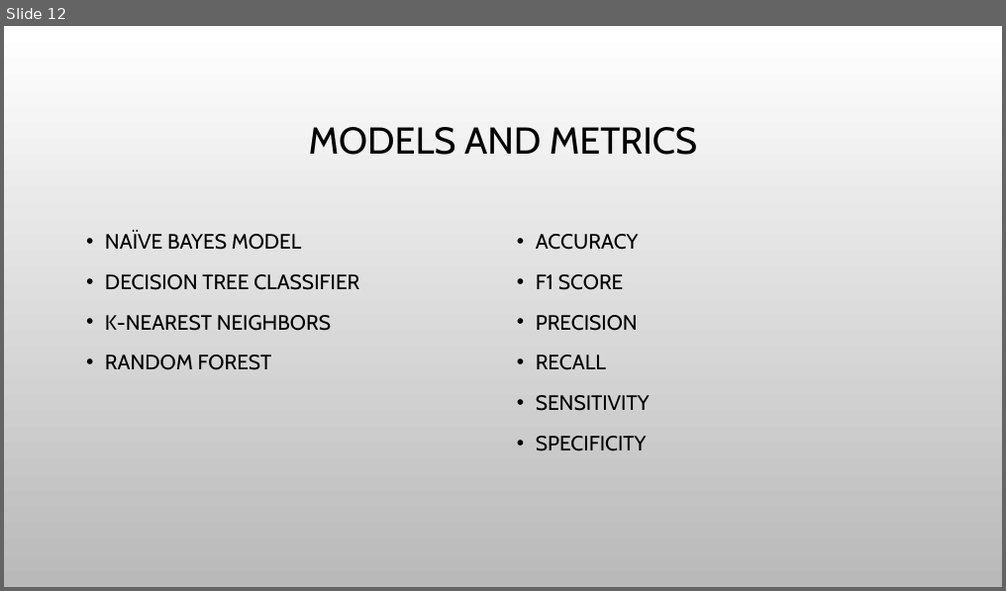
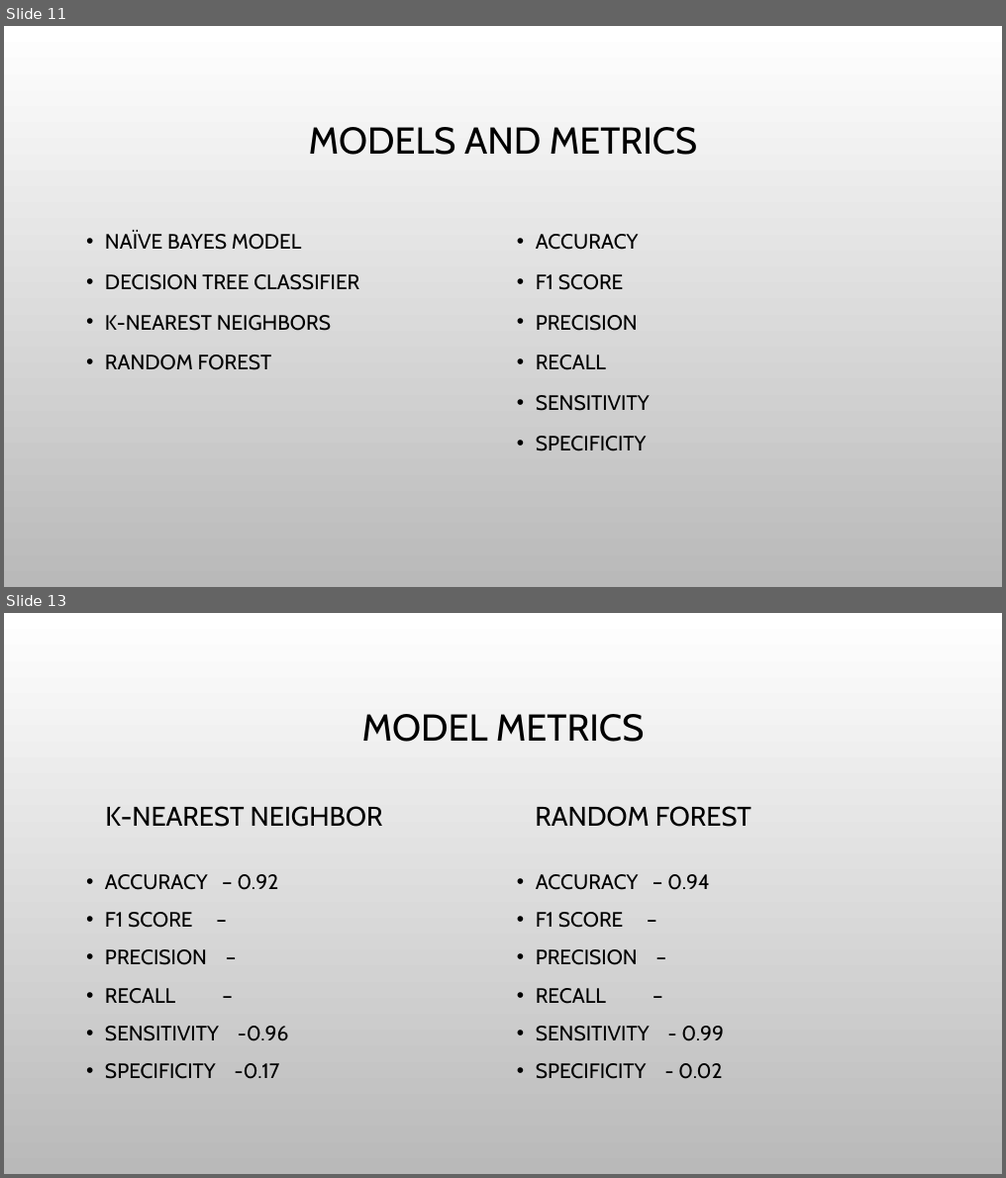
Before and after one commit to hjyoon16/Fake_Job_Post_Classification, a slide deck: 502projectPresentation.pptx. Shown one above the other, each under a label of ours: slide 12 before the commit, slides 11 and 13 after it; the slides between them are not shown. The pictures are 1006x591 and 1006x1178 pixels, drawn with LibreOffice and Linux fonts; fonts in the diff are those of the drawing; background and template pictures are left out. Boxes give left, top, right and bottom in pixels: in the first picture for what was removed or moved away, otherwise in the second. Text is boxed around its words. In the diff, an @@ line names an element or a change of style, - is before the commit and + after.

```diff
--- a/502projectPresentation.pptx
+++ b/502projectPresentation.pptx
@@ slide 13 added at (x1=4, y1=613, x2=1002, y2=1174), background picture (left out) @@
@@ title added at (x1=362, y1=714, x2=644, y2=742), 36 pt, text #000000 @@
+MODEL METRICS
@@ text added at (x1=105, y1=806, x2=383, y2=827), 26 pt, text #000000 @@
+K-NEAREST NEIGHBOR
@@ text added at (x1=535, y1=806, x2=751, y2=827), 26 pt, text #000000 @@
+RANDOM FOREST
@@ text added at (x1=105, y1=874, x2=289, y2=1079), 20 pt, text #000000 @@
+• ACCURACY – 0.92
+• F1 SCORE –
+• PRECISION –
+• RECALL –
+• SENSITIVITY -0.96
+• SPECIFICITY -0.17
@@ text added at (x1=536, y1=874, x2=724, y2=1079), 20 pt, text #000000 @@
+• ACCURACY – 0.94
+• F1 SCORE –
+• PRECISION –
+• RECALL –
+• SENSITIVITY - 0.99
+• SPECIFICITY - 0.02
@@ what was slide 12 is now slide 11 @@
```
Also in this commit, not shown: 7 slides changed, 2 other slides added, 2 slides removed.
